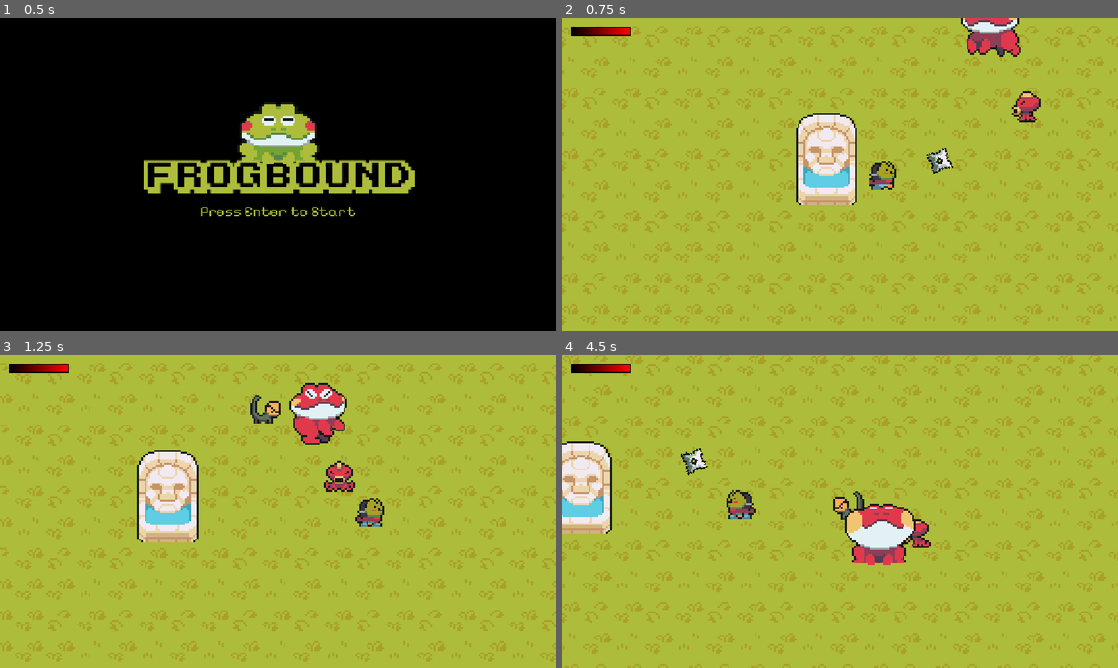
Above: before the commit, frames 1-4 (two rows, left to right).
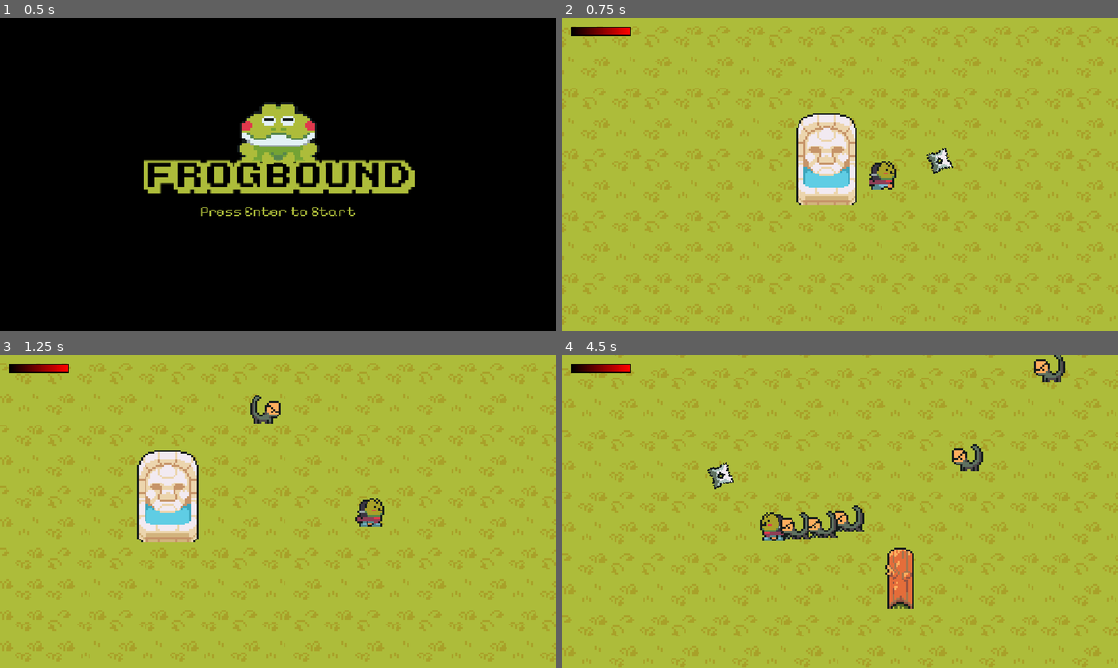
Above: after the commit, the same moments.

Repository: SushiOnToast/frogbound
Game: Godot game, scene res://scenes/UI/menu_screen.tscn
Same seed, same stepped clock (60 frames per second), same inputs: the game is played once before the commit and once after it.
Inputs (mouse positions are in pixels of both pictures, inside the frame that each line leads up to):
- Up to frame 1 (0.5 s): no input
- Up to frame 2 (0.75 s): tap Enter (menu_interact) at 0.5 s; move the mouse to (962, 158) at 0.52 s; hold D (right) from 0.53 s (still down); tap Space (shoot) at 0.6 s
- Up to frame 3 (1.25 s): keep holding D (right)
- Up to frame 4 (4.5 s): move the mouse to (728, 527) at 1.27 s; release D (right) at 1.28 s; hold S (down) 1.28-2.03 s; tap Space (shoot) every 0.75 s from 1.35 to 4.35 s; move the mouse to (895, 442) at 2.02 s; hold D (right) 2.03-2.78 s; move the mouse to (812, 574) at 2.77 s; hold W (up) 2.78-3.53 s; move the mouse to (1006, 558) at 3.52 s; hold A (left) from 3.53 s (still down); move the mouse to (673, 464) at 4.27 s

Frame 1 is identical in both runs. In frame 2, 1.4% of the frame differs, in the area x 71-87%, y 0-34%; in frame 3, 1.9%; in frame 4, 27%, in the area x 0-100%, y 0-100%.

Commit message:
fix shuriken collisions

Diff:
--- a/scenes/bossfrog.tscn
+++ b/scenes/bossfrog.tscn
@@ -279,6 +279,7 @@
 radius = 32.0
 
 [node name="BOSSFROG" type="CharacterBody2D" unique_id=686926870]
+collision_mask = 8
 script = ExtResource("1_e2ivr")
 
 [node name="AnimatedSprite2D" type="AnimatedSprite2D" parent="." unique_id=683684155]
--- a/scenes/level.tscn
+++ b/scenes/level.tscn
@@ -9,8 +9,6 @@
 [ext_resource type="Script" uid="uid://d0ioa4jvoque5" path="res://scripts/player_camera.gd" id="7_klq6b"]
 [ext_resource type="Script" uid="uid://c14nrt0ujjpk8" path="res://scripts/enemies.gd" id="8_8c41q"]
 [ext_resource type="PackedScene" uid="uid://b0p256u081kfh" path="res://scenes/lizard.tscn" id="8_b121j"]
-[ext_resource type="PackedScene" uid="uid://dlc8sux7bveqj" path="res://scenes/red_octopus.tscn" id="10_olg7q"]
-[ext_resource type="PackedScene" uid="uid://c25idx4xkrf0g" path="res://scenes/bossfrog.tscn" id="11_8iemx"]
 [ext_resource type="Script" uid="uid://bd3k7gklaucuh" path="res://scripts/wave_manager.gd" id="11_t1rx8"]
 
 [sub_resource type="TileSetAtlasSource" id="TileSetAtlasSource_olg7q"]
@@ -2636,6 +2634,7 @@
 tile_set = SubResource("TileSet_lewb6")
 
 [node name="Player" parent="." unique_id=1404794937 instance=ExtResource("6_2r41h")]
+collision_mask = 5
 
 [node name="Camera2D" type="Camera2D" parent="Player" unique_id=1858779252]
 zoom = Vector2(4, 4)
@@ -2651,13 +2650,6 @@
 [node name="Lizard" parent="Enemies" unique_id=687837315 instance=ExtResource("8_b121j")]
 position = Vector2(34, -119)
 
-[node name="RedOctopus" parent="Enemies" unique_id=1028742701 instance=ExtResource("10_olg7q")]
-position = Vector2(119, -41)
-
-[node name="BOSSFROG" parent="Enemies" unique_id=686926870 node_paths=PackedStringArray("player") instance=ExtResource("11_8iemx")]
-position = Vector2(89, -76)
-player = NodePath("../../Player")
-
 [node name="Projectiles" type="Node2D" parent="." unique_id=779006564]
 
 [node name="WaveManager" type="Node" parent="." unique_id=872263252 node_paths=PackedStringArray("player")]
--- a/scenes/shuriken.tscn
+++ b/scenes/shuriken.tscn
@@ -7,6 +7,8 @@
 radius = 6.0
 
 [node name="shuriken" type="Area2D" unique_id=1179525373]
+collision_layer = 8
+collision_mask = 4
 script = ExtResource("1_k18gy")
 
 [node name="Sprite2D" type="Sprite2D" parent="." unique_id=852498327]
--- a/scripts/game_config.gd
+++ b/scripts/game_config.gd
@@ -5,12 +5,12 @@
 
 const ENEMIES := {
 	"lizard":  {"scene": "res://scenes/lizard.tscn",  "unlock_wave": 1, "cost": 1, "weight": 10, "points": 10},
-	"octopus": {"scene": "res://scenes/octopus.tscn", "unlock_wave": 3, "cost": 3, "weight": 4,  "points": 30},
-	"t_rex":   {"scene": "res://scenes/t_rex.tscn",   "unlock_wave": 2, "cost": 4, "weight": 5,  "points": 50},
+	"octopus": {"scene": "res://scenes/red_octopus.tscn", "unlock_wave": 3, "cost": 3, "weight": 4,  "points": 30},
+	#"t_rex":   {"scene": "res://scenes/t_rex.tscn",   "unlock_wave": 2, "cost": 4, "weight": 5,  "points": 50},
 }
 
 const MINIBOSS := {
-	"scene": "res://scenes/bossfrog.tscn",
+	"scene": "res://scenes/BOSSFROG.tscn",
 	"enabled": true,
 	"first_wave": 5,
 	"every": 3,
@@ -46,12 +46,16 @@
 
 # more enemies every wave
 func wave_budget(w: int) -> int:
-	return 5 + w * 3
+	return 4 + w * 2
 
 func miniboss_count(w: int) -> int:
-	if not MINIBOSS.enabled or w < MINIBOSS.first_wave:
+	if w < MINIBOSS.first_wave:
 		return 0
-	return 1 if (w - MINIBOSS.first_wave) % MINIBOSS.every == 0 else 0
+
+	var count: int = 1 + ((w - MINIBOSS.first_wave) / 2)
+	return count;
+
+
 
 # randomly picking an enemy that has been unlocked from the list
 func pick_enemy(w: int, budget: int) -> String:
--- a/scripts/wave_manager.gd
+++ b/scripts/wave_manager.gd
@@ -12,9 +12,8 @@
 var between_waves := false
 
 func _ready() -> void:
-	pass
-	#Game.reset()
-	#start_next_wave()
+	Game.reset()
+	start_next_wave()
 
 func start_next_wave() -> void:
 	between_waves = false
